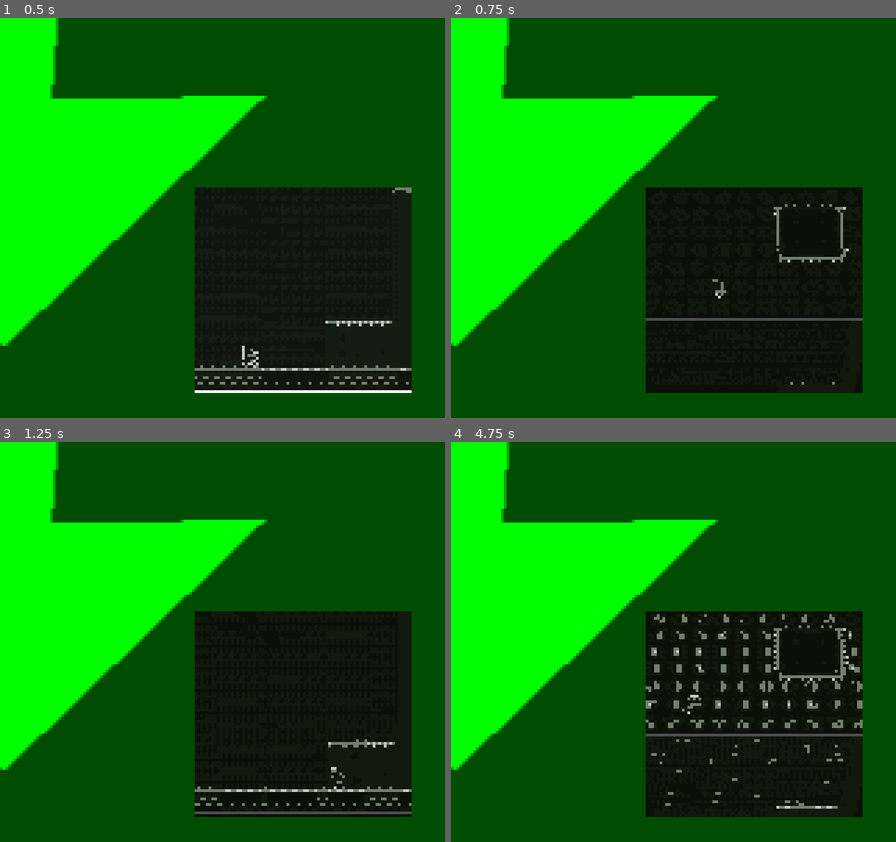
Above: before the commit, frames 1-4 (two rows, left to right).
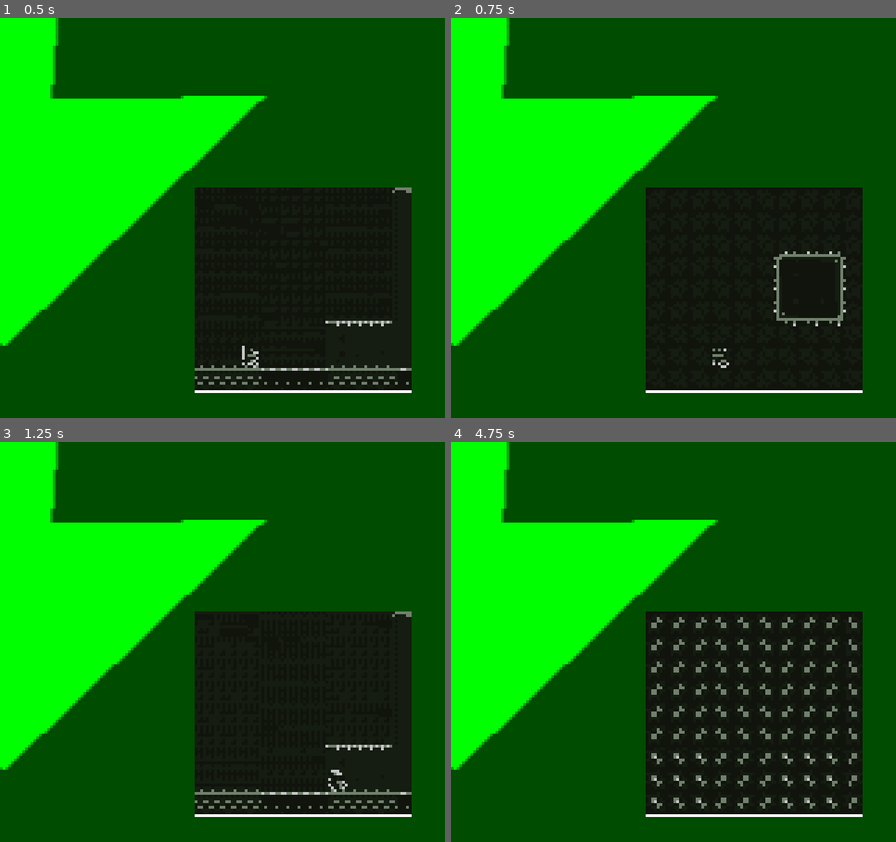
Above: after the commit, the same moments.

Repository: CD-BASH/GBJAM-12
Game: Godot game, scene res://Scenes/UI/post_process.tscn
Two runs of this game, one before a commit and one after it. Both use one fixed random seed, a clock stepped at 60 frames per second and the inputs below. This scene is started directly instead of the project's main scene.
Inputs (mouse positions are in pixels of both pictures, inside the frame that each line leads up to):
- Up to frame 1 (0.5 s): no input
- Up to frame 2 (0.75 s): move the mouse to (771, 198) at 0.52 s; press the mouse at (771, 198) at 0.53 s; hold D (right_dPad) from 0.53 s (still down)
- Up to frame 3 (1.25 s): keep holding D (right_dPad); right-click (320, 622) at 0.8 s
- Up to frame 4 (4.75 s): move the mouse to (584, 662) at 1.27 s; release D (right_dPad) at 1.28 s; release the mouse at (584, 662) at 1.28 s; hold S (down_dPad) 1.28-2.03 s; right-click (584, 662) at 1.35 s; tap T (test_button, bound only after the commit) at 1.55, 2.1, 3.8, 4.35 s; tap Enter at 2 s; move the mouse to (718, 554) at 2.02 s; press the mouse at (718, 554) at 2.03 s; hold D (right_dPad) 2.03-2.78 s; move the mouse to (651, 722) at 2.77 s; release the mouse at (651, 722) at 2.78 s; hold W (up_dPad) 2.78-3.53 s; click (651, 722) at 2.85 s; right-click (651, 722) at 3.05 s; move the mouse to (807, 702) at 3.52 s; hold Right mouse button (b_btn) 3.53-4.28 s; hold A (left_dPad) from 3.53 s (still down); move the mouse to (540, 582) at 4.27 s; click (540, 582) at 4.55 s

Frame 1 is identical in both runs. In frame 2, 1.5% of the frame differs, in the area x 43-93%, y 46-94%; in frame 3, 2.1%; in frame 4, 4.9%, in the area x 43-93%, y 43-94%.

Commit message:
trying to fix the player bug, in line with parenting

Diff:
--- a/Scenes/Levels/3dTransitionLevel.tscn
+++ b/Scenes/Levels/3dTransitionLevel.tscn
@@ -12,6 +12,7 @@
 shader = ExtResource("3_eu7xj")
 
 [sub_resource type="QuadMesh" id="QuadMesh_ocly2"]
+resource_local_to_scene = true
 material = SubResource("ShaderMaterial_vpnfv")
 size = Vector2(1.11, 1)
 
@@ -21,6 +22,7 @@
 shader = ExtResource("3_eu7xj")
 
 [sub_resource type="QuadMesh" id="QuadMesh_fpmlr"]
+resource_local_to_scene = true
 material = SubResource("ShaderMaterial_yid2r")
 size = Vector2(1.11, 1)
 
@@ -41,6 +43,8 @@
 [node name="MainGame" type="Marker2D" parent="."]
 
 [node name="GridLevel_1-1" parent="MainGame" instance=ExtResource("2_ph060")]
+
+[node name="test" type="Marker2D" parent="."]
 
 [node name="container" type="SubViewportContainer" parent="."]
 clip_contents = true
--- a/Scripts/Enemies/enemie_turret.gd
+++ b/Scripts/Enemies/enemie_turret.gd
@@ -60,7 +60,7 @@
 		EnemyChoice.GAMION_TOP:
 			animated_sprite_2d.play("gamion_top")
 
-func _process(delta):
+func _process(_delta):
 	if raycast_chosen != null and raycast_chosen.is_colliding():
 		#debbugging feature can be erase
 		print("I SEE YOU!")
--- a/Scripts/Gameplay/3d_transition_level.gd
+++ b/Scripts/Gameplay/3d_transition_level.gd
@@ -20,12 +20,21 @@
 	print_debug(bool(child_game.starting_view))
 	SetMainGameHiarachyStart()
 
-func _process(delta):
-	if Input.is_action_just_pressed("a_btn") and is_up == false and transition_animation_done == true:
-		ChangeTextureViewportUP()
+func _physics_process(delta):
 
-	if Input.is_action_just_pressed("b_btn") and is_up == true and transition_animation_done == true:
-		ChangeTextureViewportDown()
+	if Input.is_action_just_pressed("test_button"):
+		print_debug("pressed t")
+		main_game.set_visible(false)
+
+
+	"""
+	if child_game.listen_to_player_inputs:
+		if Input.is_action_just_pressed("a_btn") and is_up == false and transition_animation_done == true:
+			ChangeTextureViewportUP()
+
+		if Input.is_action_just_pressed("b_btn") and is_up == true and transition_animation_done == true:
+			ChangeTextureViewportDown()
+	"""
 
 func ChangeTextureViewportUP() -> void :
 		TimerStart()
@@ -73,4 +82,4 @@
 
 func _on_timer_timeout():
 	transition_animation_done = true
-	SetMainGameHiarachyStart()
+	main_game.reparent(self)
--- a/Scripts/Gameplay/CubeRotationTransition.gd
+++ b/Scripts/Gameplay/CubeRotationTransition.gd
@@ -21,14 +21,6 @@
 		if current_rotation.is_equal_approx(target_rotation):
 			is_rotating = false
 
-func _input(event):
-	if Input.is_action_just_pressed("a_btn"):
-		pass
-		##RotateUp()
-	if Input.is_action_just_pressed("b_btn"):
-		pass
-		##RotateDown()
-
 func RotateUp ()-> void :
 	var rotation_90_degrees = Quaternion(Vector3(1, 0, 0), deg_to_rad(90))
 	target_rotation = target_rotation * rotation_90_degrees
--- a/Scripts/Global/GameBoy/game_boy.gd
+++ b/Scripts/Global/GameBoy/game_boy.gd
@@ -1,5 +1,4 @@
 extends Node2D
-
 signal first_flash
 signal second_flash
 signal final_flash
--- a/Scripts/Levels/grid_level.gd
+++ b/Scripts/Levels/grid_level.gd
@@ -47,7 +47,7 @@
 	player_index_original = player.z_index
 	set_new_view(starting_view)
 
-func _process(delta: float) -> void:
+func _process(_delta: float) -> void:
 	get_player_position_on_grid()
 
 	if listen_to_player_inputs:
--- a/Scripts/Player/player.gd
+++ b/Scripts/Player/player.gd
@@ -94,7 +94,7 @@
 	move_and_slide()
 
 
-func top_down_view_movement(delta, top_view: bool) -> void:
+func top_down_view_movement(_delta, top_view: bool) -> void:
 	var horizontal_direction = 0.0
 	var vertical_direction = 0.0
 
--- a/Scripts/UI/switch.gd
+++ b/Scripts/UI/switch.gd
@@ -1,6 +1,5 @@
 extends Area2D
 
-signal turn_on
 @onready var animated_sprite_2d = $AnimatedSprite2D
 var is_on = true
 var game_boy_entity
@@ -8,7 +7,7 @@
 func _enter_tree():
 	game_boy_entity = get_tree().get_first_node_in_group("gameboy_entity")
 
-func _on_body_entered(body):
+func _on_body_entered(_body):
 	if is_on:
 		game_boy_entity.switch_signal()
 		animated_sprite_2d.frame = 1
--- a/project.godot
+++ b/project.godot
@@ -11,7 +11,7 @@
 [application]
 
 config/name="GBJAM-12"
-run/main_scene="res://Scenes/Levels/GridLevels_1/grid_level_1_1.tscn"
+run/main_scene="res://Scenes/Levels/3dTransitionLevel.tscn"
 config/features=PackedStringArray("4.3", "Forward Plus")
 config/icon="res://icon.svg"
 
@@ -79,6 +79,11 @@
 , Object(InputEventKey,"resource_local_to_scene":false,"resource_name":"","device":-1,"window_id":0,"alt_pressed":false …(186 unchanged characters)…
 ]
 }
+test_button={
+"deadzone": 0.5,
+"events": [Object(InputEventKey,"resource_local_to_scene":false,"resource_name":"","device":0,"window_id":0,"alt_pressed":false,"shift_pressed":false,"ctrl_pressed":false,"meta_pressed":false,"pressed":false,"keycode":0,"physical_keycode":84,"key_label":0,"unicode":0,"location":0,"echo":false,"script":null)
+]
+}
 
 [layer_names]
 
Not shown: 1 places in Scenes/Player/player.tscn that only renumber resources
